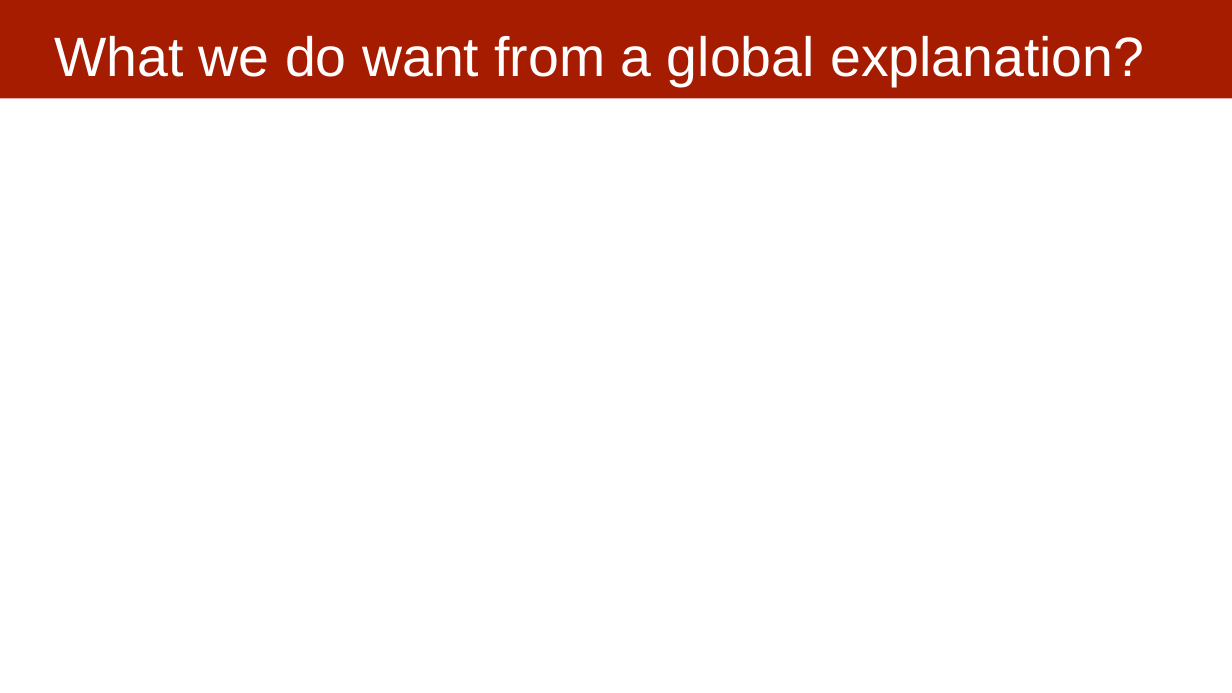
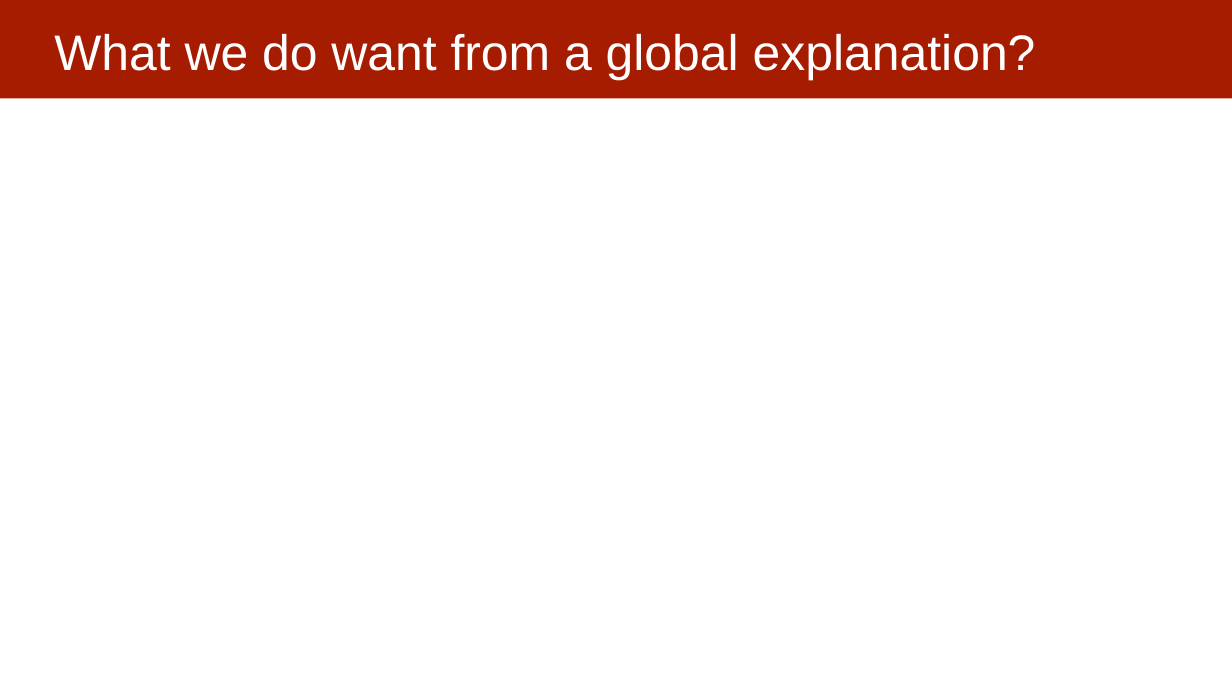
Before and after one commit to dssg/mlforpublicpolicylab, a slide deck: slide 11 of 10 - Model Interpretability Pt 1/Interpretability part 1.pptx (slide 9 before the commit). Drawn at 1232x693 pixels with LibreOffice and Linux fonts; fonts in the diff are those of the drawing. Boxes give left, top, right and bottom in pixels: in the first picture for what was removed or moved away, otherwise in the second. Text is boxed around its words. In the diff, an @@ line names an element or a change of style, - is before the commit and + after.

```diff
--- a/10 - Model Interpretability Pt 1/Interpretability part 1.pptx
+++ b/10 - Model Interpretability Pt 1/Interpretability part 1.pptx
@@ title "What we do want from ..." at bbox=[54, 33, 1036, 81]: size 43.2 to 38.9 pt @@
```
Also in this commit, not shown: 5 other slides changed, 3 slides added, 1 slide removed.
